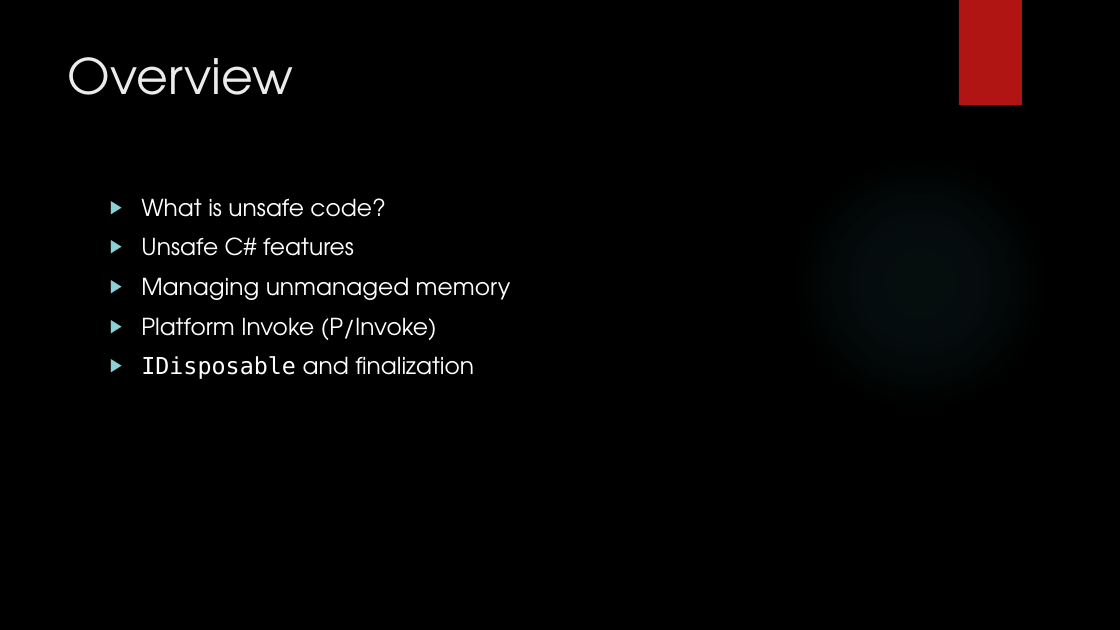
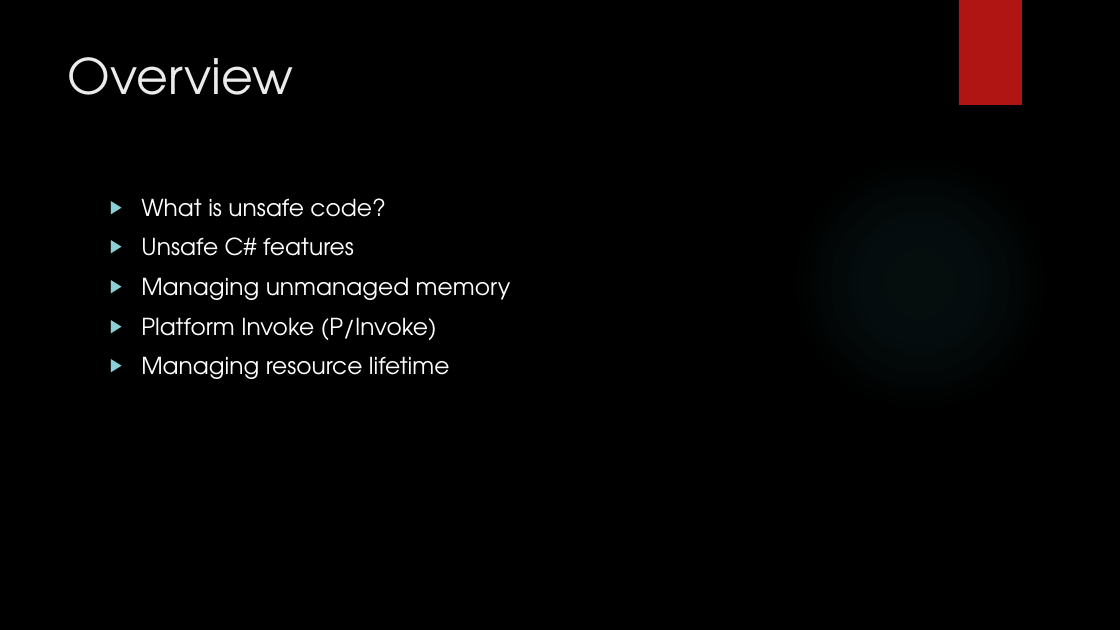
Before and after one commit to dennisdietrich/UnsafeCSharp, a slide deck: slide 2 of doc/Introduction to unsafe C#.pptx. Drawn at 1120x630 pixels with LibreOffice and Linux fonts; fonts in the diff are those of the drawing; background and template pictures are left out. Boxes give left, top, right and bottom in pixels: in the first picture for what was removed or moved away, otherwise in the second. Text is boxed around its words. In the diff, an @@ line names an element or a change of style, - is before the commit and + after.

```diff
--- a/doc/Introduction to unsafe C#.pptx
+++ b/doc/Introduction to unsafe C#.pptx
@@ text at bbox=[141, 356, 450, 379]: text changed @@
-▶ IDisposable and finalization
+▶ Managing resource lifetime
```
Also in this commit, not shown: 1 other slide changed, 1 slide added, 9 other files.
